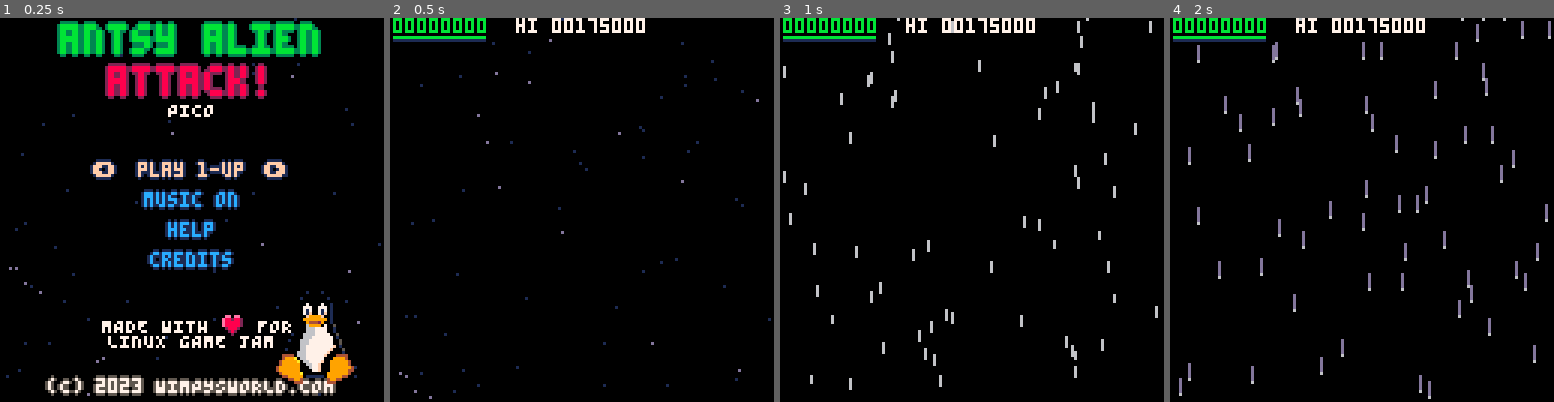
Above: before the commit, frames 1-4 (left to right).
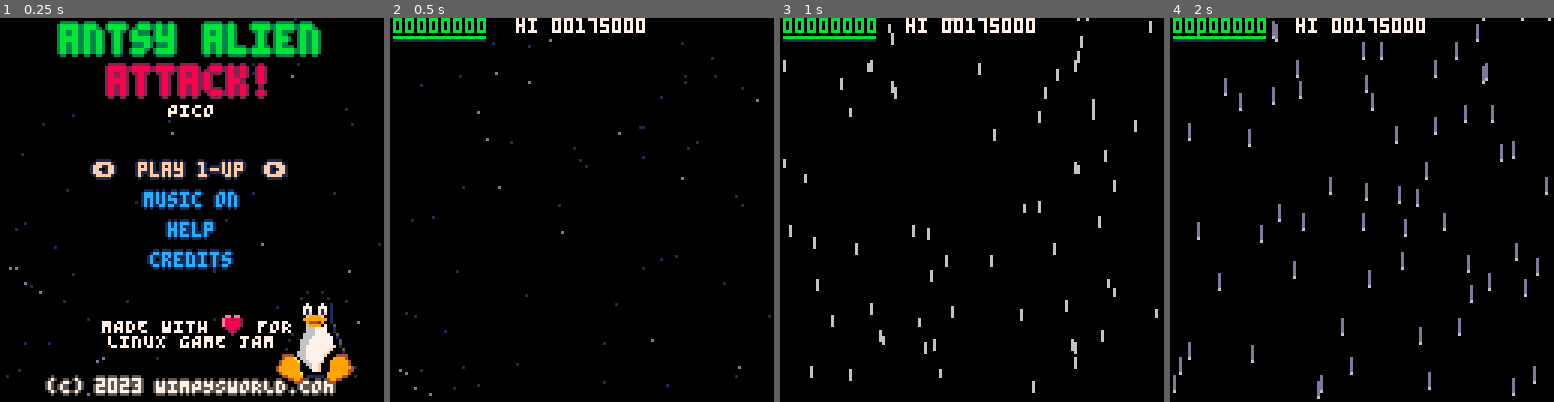
Above: after the commit, the same moments.

Repository: wimpysworld/antsy-alien-attack-pico
Game: PICO-8 cartridge main.p8
Two runs of this game, one before a commit and one after it. Both use one fixed random seed, a clock stepped at 60 frames per second and the inputs below.
Inputs:
- Up to frame 1 (0.25 s): no input
- Up to frame 2 (0.5 s): tap X (X key) at 0.33 s
- Up to frame 3 (1 s): tap O (Z key) at 0.7 s
- Up to frame 4 (2 s): tap X (X key) at 1.07, 1.85 s; hold Right from 1.6 s (still down); tap O (Z key) at 1.7 s

Frame 1 is identical in both runs. In frame 2, 0.5% of the frame differs, in the area x 2-100%, y 7-100%; in frame 3, 1.9%; in frame 4, 3.5%, in the area x 0-100%, y 0-100%.

Commit message:
chore: PICO-8 token optimisation
Move clearing the screen, updating and drawing stars to top-level functions because everything used them. Saves 35 tokens.

Diff:
--- a/main.p8
+++ b/main.p8
@@ -63,10 +63,14 @@
  fc+=1
  sparkle=rnd_range(6,15)
  ignore_input=max(0,ignore_input-1)
+
+ update_stars()
  update_loop()
 end
 
 function _draw()
+ cls_fx(0,9)
+ draw_stars()
  draw_loop()
  --[[
  cursor(0,12)
@@ -115,7 +119,6 @@
 end
 
 function update_attract()
- update_stars()
  if any_action_btnp() then
   if (menu_pos!=1) sfx(1)
   menu_items[menu_pos].init()
@@ -140,8 +143,6 @@
 
 function draw_attract()
  local c=nil
- cls(0)
- draw_stars()
  print_fx("antsy alien",nil,2,11,3,3,"big")
  print_fx("attack!",nil,16,8,2,2,"big")
  print_fx(_puny("pico"),nil,28,7)
@@ -181,13 +182,10 @@
 end
 
 function update_gameover()
- update_stars()
  if (any_action_btnp()) init_attract()
 end
 
 function draw_gameover()
- cls(0)
- draw_stars()
  print_bounce("game over",nil,48,8,nil,nil,32,8,"dotty")
  menu_footer()
 end
@@ -200,13 +198,10 @@
 end
 
 function update_gamewin()
- update_stars()
  if (any_action_btnp()) init_attract()
 end
 
 function draw_gamewin()
- cls(0)
- draw_stars()
  print_bounce("game win!",nil,48,11,nil,nil,32,8,"dotty")
  menu_footer()
 end
@@ -218,13 +213,10 @@
 end
 
 function update_help()
- update_stars()
  if (any_action_btnp()) init_attract()
 end
 
 function draw_help()
- cls(0)
- draw_stars()
  print_bounce("h e l p",nil,5,11,3,3,32,4)
 
 --[[
@@ -285,13 +277,10 @@
 end
 
 function update_credits()
- update_stars()
  if (any_action_btnp()) init_attract()
 end
 
 function draw_credits()
- cls(0)
- draw_stars()
  for c in all(credits) do
   print_fx("                    ",nil,c.y+6,c.lt,c.dk,c.dk,"invert")
   print_bounce(c.name,nil,c.y+3,6,5,5,8,3)
@@ -999,7 +988,6 @@
  if (objective=="asteroid_fast") asteroid_belt(true)
 
  update_screen_shake()
- update_stars()
 
  update_players()
  update_rockets()
@@ -1018,8 +1006,6 @@
 end
 
 function draw_game()
- cls_fx(0,9)
- draw_stars()
  draw_bullets()
  draw_pickups()
  draw_aliens()
